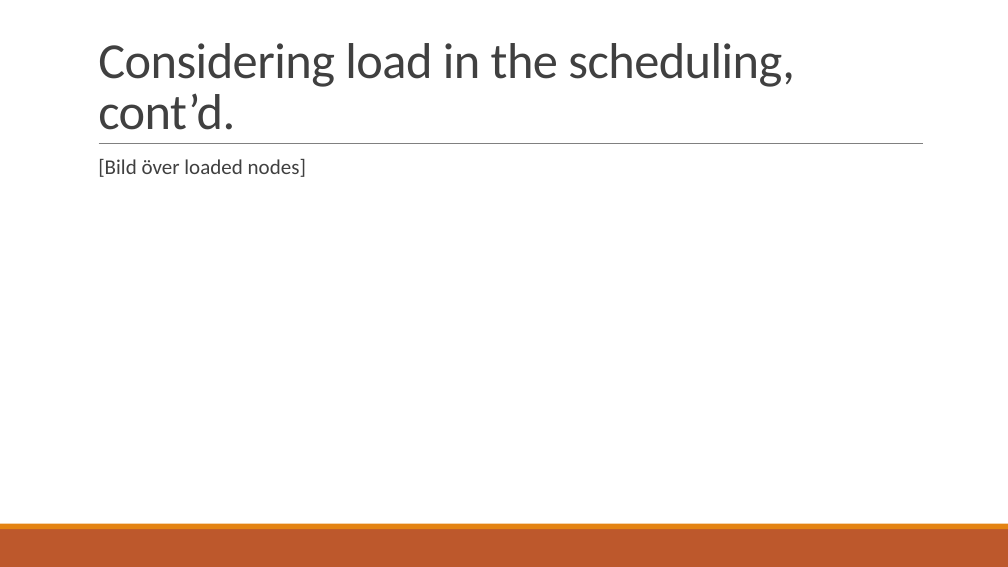
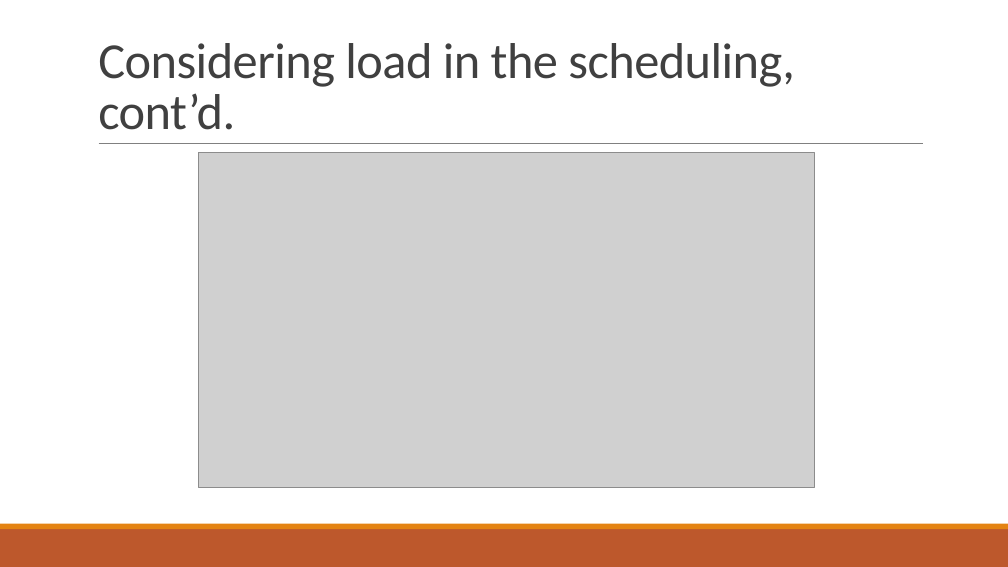
Before and after one commit to PStahl/master_thesis, a slide deck: slide 68 of presentation/presentation.pptx. Drawn at 1008x567 pixels with LibreOffice and Linux fonts; fonts in the diff are those of the drawing; grey boxes stand for pictures. Boxes give left, top, right and bottom in pixels: in the first picture for what was removed or moved away, otherwise in the second. Text is boxed around its words. In the diff, an @@ line names an element or a change of style, - is before the commit and + after.

```diff
--- a/presentation/presentation.pptx
+++ b/presentation/presentation.pptx
@@ text removed at bbox=[98, 159, 306, 177] @@
-  [Bild över loaded nodes]
@@ picture added at bbox=[199, 153, 814, 488] @@
```
Also in this commit, not shown: 2 other slides changed.
